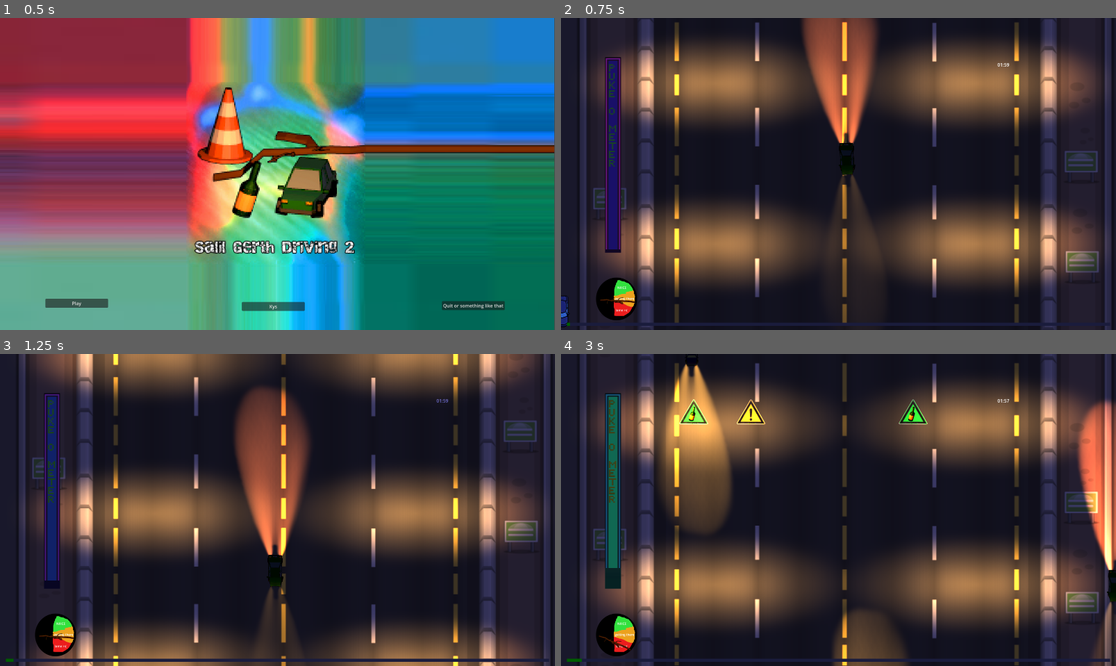
Above: before the commit, frames 1-4 (two rows, left to right).
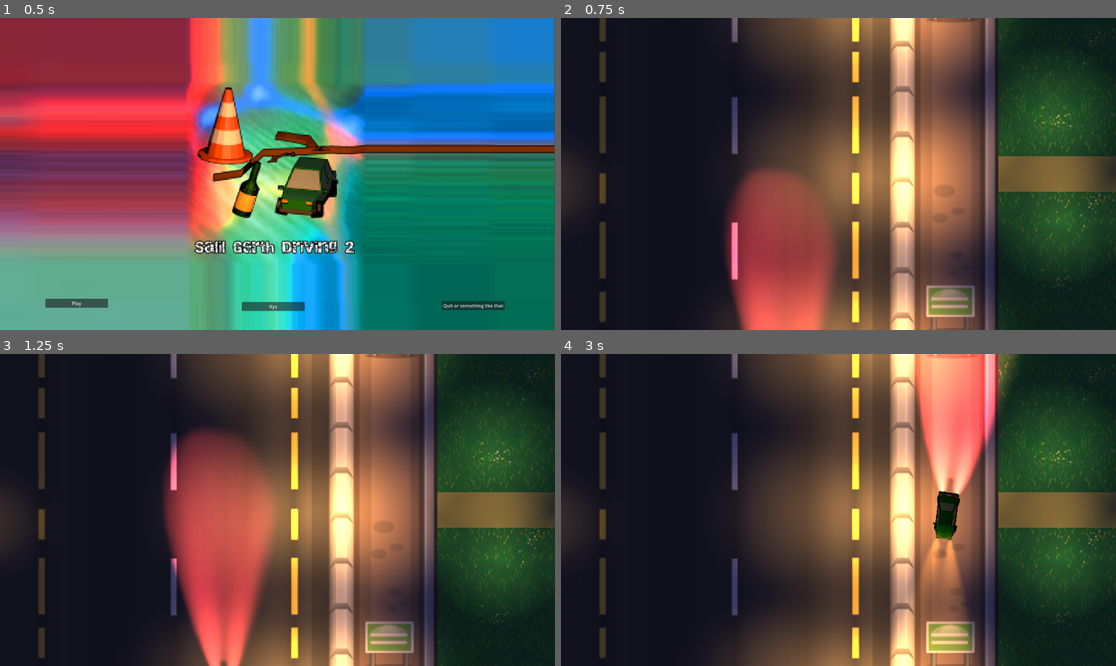
Above: after the commit, the same moments.

Repository: tudorhutu/Salil-Gerth-Driving-2
Game: Godot game, scene res://Scenes/main_menu.tscn
Two runs of this game, one before a commit and one after it. Both use one fixed random seed, a clock stepped at 60 frames per second and the inputs below.
Inputs:
- Up to frame 1 (0.5 s): no input
- Up to frame 2 (0.75 s): click "Play" at 0.5 s
- Up to frame 3 (1.25 s): no input
- Up to frame 4 (3 s): tap Enter at 1.25 s; hold Right (ui_right) 1.28-2.03 s; hold Left (ui_left) 2.03-2.78 s; hold Right (ui_right) from 2.78 s (still down)

Frame 1 is identical in both runs. In frame 2, 76% of the frame differs, in the area x 0-100%, y 0-100%; in frame 3, 76%; in frame 4, 78%.

Commit message:
add music & sync

Diff:
--- a/Scenes/Outro.tscn
+++ b/Scenes/Cutscenes/Outro.tscn
@@ -1,16 +1,20 @@
-[gd_scene load_steps=21 format=3 uid="uid://ck3bnl8vy0k4l"]
-
-[ext_resource type="Texture2D" uid="uid://c7rp4c5h010st" path="res://Textures/Parallax/background-1_0.png" id="1_0vj7d"]
-[ext_resource type="Script" path="res://Scripts/outro.gd" id="1_qe5tl"]
-[ext_resource type="Texture2D" uid="uid://bet678qds0puo" path="res://Textures/2d_lights_and_shadows_neutral_point_light.png" id="2_agwmt"]
-[ext_resource type="Texture2D" uid="uid://b2hvrgb5hm5oo" path="res://Textures/untitled.png" id="3_gf0df"]
-[ext_resource type="Texture2D" uid="uid://pwyxg03kr3yx" path="res://Textures/Cutscenes/question_mark.jpg" id="3_h22dm"]
-[ext_resource type="Shader" path="res://Textures/Cutscenes/alpha_replace_color.gdshader" id="3_yix7s"]
-[ext_resource type="Texture2D" uid="uid://cgxpyw1d4frpm" path="res://Textures/Cutscenes/grass.png" id="4_gub6n"]
-[ext_resource type="Texture2D" uid="uid://we52i6dqiffn" path="res://Textures/Cutscenes/salil.png" id="4_pb1wf"]
-[ext_resource type="Texture2D" uid="uid://lw8wurgxarp8" path="res://Textures/Cutscenes/blood_splatter.png" id="5_6hgul"]
-[ext_resource type="Texture2D" uid="uid://uoi7kp76yq6o" path="res://Textures/Cutscenes/bloodpool.png" id="6_41lly"]
-[ext_resource type="Texture2D" uid="uid://dmg8hfndsvf2t" path="res://Textures/Cutscenes/wife_corpse_placeholder.png" id="6_s6u2a"]
+[gd_scene load_steps=26 format=3 uid="uid://ck3bnl8vy0k4l"]
+
+[ext_resource type="Script" path="res://Scripts/outro.gd" id="1_y2nk5"]
+[ext_resource type="Texture2D" uid="uid://c7rp4c5h010st" path="res://Textures/Parallax/background-1_0.png" id="2_gqalj"]
+[ext_resource type="Texture2D" uid="uid://bet678qds0puo" path="res://Textures/2d_lights_and_shadows_neutral_point_light.png" id="3_a5v1m"]
+[ext_resource type="Texture2D" uid="uid://bpt7ddplcpl1m" path="res://Textures/Cutscenes/grass.png" id="4_tn0e8"]
+[ext_resource type="Texture2D" uid="uid://nthpdkgnhvke" path="res://Textures/Cutscenes/blood_splatter.png" id="5_k6ekj"]
+[ext_resource type="Shader" path="res://Shaders/color_replace_keep_alpha.gdshader" id="6_0w6pm"]
+[ext_resource type="Texture2D" uid="uid://cxtc2vfkl8xa1" path="res://Textures/Cutscenes/bloodpool.png" id="6_8630g"]
+[ext_resource type="Texture2D" uid="uid://daycmitiy0q8y" path="res://Textures/Cutscenes/footprint.png" id="6_vu12i"]
+[ext_resource type="Texture2D" uid="uid://b030v6p1ncojt" path="res://Textures/Cutscenes/wife_corpse_placeholder.png" id="7_4yvd8"]
+[ext_resource type="Shader" path="res://Shaders/alpha_replace_color.gdshader" id="8_g0175"]
+[ext_resource type="Texture2D" uid="uid://d3g2jkf48xmgs" path="res://Textures/Cutscenes/salil.png" id="9_m7uld"]
+[ext_resource type="Texture2D" uid="uid://b2hvrgb5hm5oo" path="res://Textures/untitled.png" id="10_ag6qb"]
+[ext_resource type="Texture2D" uid="uid://bx6o8swk4lyi0" path="res://Textures/istockphoto-1365709788-612x612.png" id="11_7dwv0"]
+[ext_resource type="Texture2D" uid="uid://ddiqsvpewm4xm" path="res://Textures/Cutscenes/question_mark.jpg" id="12_kgmsb"]
+[ext_resource type="AudioStream" uid="uid://dpqxquha5ofyu" path="res://Sounds/Cutscenes/Dark theme.mp3" id="13_ltyn8"]
 
 [sub_resource type="Gradient" id="Gradient_qexc1"]
 colors = PackedColorArray(0.78, 0.54626, 0.3276, 1, 0, 0, 0, 1)
@@ -21,6 +25,12 @@
 fill_from = Vector2(0.5, 0.5)
 fill_to = Vector2(0.646, 0.107)
 
+[sub_resource type="ShaderMaterial" id="ShaderMaterial_b80do"]
+shader = ExtResource("6_0w6pm")
+shader_parameter/target_color = Vector4(0, 0, 0, 0)
+shader_parameter/replacement_color = Vector4(0.56, 0, 0, 1)
+shader_parameter/threshold = 1.0
+
 [sub_resource type="Gradient" id="Gradient_ov24n"]
 offsets = PackedFloat32Array(0)
 colors = PackedColorArray(0.95111, 0.460994, 1.34766e-06, 1)
@@ -29,12 +39,12 @@
 gradient = SubResource("Gradient_ov24n")
 
 [sub_resource type="ShaderMaterial" id="ShaderMaterial_7515q"]
-shader = ExtResource("3_yix7s")
+shader = ExtResource("8_g0175")
 shader_parameter/tolerance = 0.2
 
 [sub_resource type="ShaderMaterial" id="ShaderMaterial_lqu0h"]
-shader = ExtResource("3_yix7s")
-shader_parameter/tolerance = 0.2
+shader = ExtResource("8_g0175")
+shader_parameter/tolerance = 0.218
 
 [sub_resource type="Animation" id="Animation_aocfw"]
 length = 0.001
@@ -125,7 +135,7 @@
 tracks/7/type = "value"
 tracks/7/imported = false
 tracks/7/enabled = true
-tracks/7/path = NodePath("HintsLayer/QuestionMarkReaction:visible")
+tracks/7/path = NodePath("TopMostLayer/QuestionMarkReaction:visible")
 tracks/7/interp = 1
 tracks/7/loop_wrap = true
 tracks/7/keys = {
@@ -161,7 +171,7 @@
 tracks/10/type = "value"
 tracks/10/imported = false
 tracks/10/enabled = true
-tracks/10/path = NodePath("Blackout1:visible")
+tracks/10/path = NodePath("TopMostLayer/Blackout1:visible")
 tracks/10/interp = 1
 tracks/10/loop_wrap = true
 tracks/10/keys = {
@@ -185,10 +195,34 @@
 tracks/12/type = "value"
 tracks/12/imported = false
 tracks/12/enabled = true
-tracks/12/path = NodePath("HintsLayer/Disclaimer:visible")
+tracks/12/path = NodePath("TopMostLayer/Disclaimer:visible")
 tracks/12/interp = 1
 tracks/12/loop_wrap = true
 tracks/12/keys = {
+"times": PackedFloat32Array(0),
+"transitions": PackedFloat32Array(1),
+"update": 1,
+"values": [true]
+}
+tracks/13/type = "value"
+tracks/13/imported = false
+tracks/13/enabled = true
+tracks/13/path = NodePath("Car/headlight:enabled")
+tracks/13/interp = 1
+tracks/13/loop_wrap = true
+tracks/13/keys = {
+"times": PackedFloat32Array(0),
+"transitions": PackedFloat32Array(1),
+"update": 1,
+"values": [true]
+}
+tracks/14/type = "value"
+tracks/14/imported = false
+tracks/14/enabled = true
+tracks/14/path = NodePath("Car/backlight:enabled")
+tracks/14/interp = 1
+tracks/14/loop_wrap = true
+tracks/14/keys = {
 "times": PackedFloat32Array(0),
 "transitions": PackedFloat32Array(1),
 "update": 1,
@@ -225,171 +259,210 @@
 tracks/2/type = "value"
 tracks/2/imported = false
 tracks/2/enabled = true
-tracks/2/path = NodePath("HouseRoot/House/CanvasLayer3/Salil:visible")
+tracks/2/path = NodePath("Car/headlight:enabled")
 tracks/2/interp = 1
 tracks/2/loop_wrap = true
 tracks/2/keys = {
-"times": PackedFloat32Array(0, 3, 3.13333),
-"transitions": PackedFloat32Array(1, 1, 1),
-"update": 1,
-"values": [false, false, true]
+"times": PackedFloat32Array(0.0666667, 3.8667),
+"transitions": PackedFloat32Array(1, 1),
+"update": 1,
+"values": [true, false]
 }
 tracks/3/type = "value"
 tracks/3/imported = false
 tracks/3/enabled = true
-tracks/3/path = NodePath("HouseRoot/House/CanvasLayer3/Salil:rotation")
+tracks/3/path = NodePath("Car/backlight:enabled")
 tracks/3/interp = 1
 tracks/3/loop_wrap = true
 tracks/3/keys = {
-"times": PackedFloat32Array(3.7, 3.93333, 4.96667, 5.2, 6.36667, 6.53333, 19, 27.1333),
-"transitions": PackedFloat32Array(1, 1, 1, 1, 1, 1, 1, 1),
-"update": 0,
-"values": [-4.70769, -3.23486, -3.23486, -1.49509, -1.49509, 0.0, 0.0, 0.0]
+"times": PackedFloat32Array(0.166667, 3.8667),
+"transitions": PackedFloat32Array(1, 1),
+"update": 1,
+"values": [true, false]
 }
 tracks/4/type = "value"
 tracks/4/imported = false
 tracks/4/enabled = true
-tracks/4/path = NodePath("HouseRoot/House/CanvasLayer3/Salil:position")
+tracks/4/path = NodePath("HouseRoot/House/CanvasLayer3/Salil:visible")
 tracks/4/interp = 1
 tracks/4/loop_wrap = true
 tracks/4/keys = {
-"times": PackedFloat32Array(7.43333, 10.3, 19, 27.1333, 32.4667, 36.1667),
-"transitions": PackedFloat32Array(1, 1, 1, 1, 1, 1),
-"update": 0,
-"values": [Vector2(1854, 618), Vector2(2263, 609), Vector2(2263, 609), Vector2(2793, 609), Vector2(2793, 609), Vector2(2884, 609)]
+"times": PackedFloat32Array(0, 5.13334, 5.26667),
+"transitions": PackedFloat32Array(1, 1, 1),
+"update": 1,
+"values": [false, false, true]
 }
 tracks/5/type = "value"
 tracks/5/imported = false
 tracks/5/enabled = true
-tracks/5/path = NodePath("Camera2D:zoom")
+tracks/5/path = NodePath("HouseRoot/House/CanvasLayer3/Salil:rotation")
 tracks/5/interp = 1
 tracks/5/loop_wrap = true
 tracks/5/keys = {
-"times": PackedFloat32Array(13.5, 18.1667, 19.2333, 27.1333),
-"transitions": PackedFloat32Array(1, 1, 1, 1),
-"update": 0,
-"values": [Vector2(1.47, 1.47), Vector2(2, 2), Vector2(2, 2), Vector2(2.3, 2.3)]
+"times": PackedFloat32Array(5.83334, 6.06667, 7.10001, 7.33334, 8.50001, 8.66667, 21.1333, 29.2666),
+"transitions": PackedFloat32Array(1, 1, 1, 1, 1, 1, 1, 1),
+"update": 0,
+"values": [-4.70769, -3.23486, -3.23486, -1.49509, -1.49509, 0.0, 0.0, 0.0]
 }
 tracks/6/type = "value"
 tracks/6/imported = false
 tracks/6/enabled = true
-tracks/6/path = NodePath("Camera2D:position")
+tracks/6/path = NodePath("HouseRoot/House/CanvasLayer3/Salil:position")
 tracks/6/interp = 1
 tracks/6/loop_wrap = true
 tracks/6/keys = {
-"times": PackedFloat32Array(7.43333, 10.3, 11.1, 12.5667, 18.9667, 27.1667, 32.5, 36.2),
-"transitions": PackedFloat32Array(1, 1, 1, 1, 1, 1, 1, 1),
-"update": 0,
-"values": [Vector2(1482, 612), Vector2(1713, 625), Vector2(1713, 625), Vector2(2378, 625), Vector2(2378, 625), Vector2(2798, 625), Vector2(2798, 625), Vector2(2968, 625)]
+"times": PackedFloat32Array(9.56667, 12.4333, 21.1333, 29.2666, 34.6, 38.3),
+"transitions": PackedFloat32Array(1, 1, 1, 1, 1, 1),
+"update": 0,
+"values": [Vector2(1854, 618), Vector2(2263, 609), Vector2(2263, 609), Vector2(2793, 609), Vector2(2793, 609), Vector2(2884, 609)]
 }
 tracks/7/type = "value"
 tracks/7/imported = false
 tracks/7/enabled = true
-tracks/7/path = NodePath("HintsLayer/QuestionMarkReaction:visible")
+tracks/7/path = NodePath("Camera2D:zoom")
 tracks/7/interp = 1
 tracks/7/loop_wrap = true
 tracks/7/keys = {
-"times": PackedFloat32Array(0, 10.5667, 10.7, 18.2),
+"times": PackedFloat32Array(15.6333, 20.3, 21.3666, 29.2666),
 "transitions": PackedFloat32Array(1, 1, 1, 1),
-"update": 1,
-"values": [false, false, true, false]
+"update": 0,
+"values": [Vector2(1.47, 1.47), Vector2(2, 2), Vector2(2, 2), Vector2(2.3, 2.3)]
 }
 tracks/8/type = "value"
 tracks/8/imported = false
 tracks/8/enabled = true
-tracks/8/path = NodePath("HouseRoot/House/CanvasLayer3/Door:rotation")
+tracks/8/path = NodePath("Camera2D:position")
 tracks/8/interp = 1
 tracks/8/loop_wrap = true
 tracks/8/keys = {
-"times": PackedFloat32Array(28.2667, 31.1333),
-"transitions": PackedFloat32Array(1, 1),
-"update": 0,
-"values": [0.0, -1.91986]
+"times": PackedFloat32Array(9.56667, 12.4333, 13.2333, 14.7, 21.1, 29.3, 34.6333, 38.3333),
+"transitions": PackedFloat32Array(1, 1, 1, 1, 1, 1, 1, 1),
+"update": 0,
+"values": [Vector2(1536, 612), Vector2(1713, 625), Vector2(1713, 625), Vector2(2378, 625), Vector2(2378, 625), Vector2(2798, 625), Vector2(2798, 625), Vector2(2968, 625)]
 }
 tracks/9/type = "value"
 tracks/9/imported = false
 tracks/9/enabled = true
-tracks/9/path = NodePath("HouseRoot/House/CanvasLayer3/interiorlight1:enabled")
+tracks/9/path = NodePath("TopMostLayer/QuestionMarkReaction:visible")
 tracks/9/interp = 1
 tracks/9/loop_wrap = true
 tracks/9/keys = {
-"times": PackedFloat32Array(37.2333, 37.7667, 56.9602, 57.6),
+"times": PackedFloat32Array(0, 12.7, 12.8333, 20.3333),
 "transitions": PackedFloat32Array(1, 1, 1, 1),
 "update": 1,
-"values": [false, true, true, false]
+"values": [false, false, true, false]
 }
 tracks/10/type = "value"
 tracks/10/imported = false
 tracks/10/enabled = true
-tracks/10/path = NodePath("HouseRoot/House/CanvasLayer3/interiorlight2:enabled")
+tracks/10/path = NodePath("HouseRoot/House/CanvasLayer3/Door:rotation")
 tracks/10/interp = 1
 tracks/10/loop_wrap = true
 tracks/10/keys = {
-"times": PackedFloat32Array(40.0398, 40.5731, 51, 51.6398),
-"transitions": PackedFloat32Array(1, 1, 1, 1),
-"update": 1,
-"values": [false, true, true, false]
+"times": PackedFloat32Array(30.4, 33.2666),
+"transitions": PackedFloat32Array(1, 1),
+"update": 0,
+"values": [0.0, -1.91986]
 }
 tracks/11/type = "value"
 tracks/11/imported = false
 tracks/11/enabled = true
-tracks/11/path = NodePath("HouseRoot/House/CanvasLayer3/interiorlight3:enabled")
+tracks/11/path = NodePath("HouseRoot/House/CanvasLayer3/interiorlight1:enabled")
 tracks/11/interp = 1
 tracks/11/loop_wrap = true
 tracks/11/keys = {
-"times": PackedFloat32Array(43.3667, 43.9, 53.7602, 54.4),
-"transitions": PackedFloat32Array(1, 1, 1, 1),
-"update": 1,
-"values": [false, true, true, false]
+"times": PackedFloat32Array(0, 39.3666, 39.9, 54.0269, 54.6667),
+"transitions": PackedFloat32Array(1, 1, 1, 1, 1),
+"update": 1,
+"values": [false, false, true, true, false]
 }
 tracks/12/type = "value"
 tracks/12/imported = false
 tracks/12/enabled = true
-tracks/12/path = NodePath("HouseRoot/House/CanvasLayer3/entrancelight:enabled")
+tracks/12/path = NodePath("HouseRoot/House/CanvasLayer3/interiorlight2:enabled")
 tracks/12/interp = 1
 tracks/12/loop_wrap = true
 tracks/12/keys = {
-"times": PackedFloat32Array(0.1, 48.1333, 48.7667),
-"transitions": PackedFloat32Array(1, 1, 1),
-"update": 1,
-"values": [true, true, false]
+"times": PackedFloat32Array(0, 42.1731, 42.7064, 49.6935, 50.3333),
+"transitions": PackedFloat32Array(1, 1, 1, 1, 1),
+"update": 1,
+"values": [false, false, true, true, false]
 }
 tracks/13/type = "value"
 tracks/13/imported = false
 tracks/13/enabled = true
-tracks/13/path = NodePath("Blackout1:visible")
+tracks/13/path = NodePath("HouseRoot/House/CanvasLayer3/interiorlight3:enabled")
 tracks/13/interp = 1
 tracks/13/loop_wrap = true
 tracks/13/keys = {
-"times": PackedFloat32Array(0, 48.0333, 48.7667),
-"transitions": PackedFloat32Array(1, 1, 1),
-"update": 1,
-"values": [false, false, true]
+"times": PackedFloat32Array(0, 45.4, 45.9333, 51.8602, 52.5),
+"transitions": PackedFloat32Array(1, 1, 1, 1, 1),
+"update": 1,
+"values": [false, false, true, true, false]
 }
 tracks/14/type = "value"
 tracks/14/imported = false
 tracks/14/enabled = true
-tracks/14/path = NodePath("Blackout2:visible")
+tracks/14/path = NodePath("HouseRoot/House/CanvasLayer3/entrancelight:enabled")
 tracks/14/interp = 1
 tracks/14/loop_wrap = true
 tracks/14/keys = {
-"times": PackedFloat32Array(0, 48.0333, 48.7667),
+"times": PackedFloat32Array(0.1, 47.3333, 47.9667),
 "transitions": PackedFloat32Array(1, 1, 1),
 "update": 1,
-"values": [false, false, true]
+"values": [true, true, false]
 }
 tracks/15/type = "value"
 tracks/15/imported = false
 tracks/15/enabled = true
-tracks/15/path = NodePath("HintsLayer/Disclaimer:visible")
+tracks/15/path = NodePath("TopMostLayer/Blackout1:visible")
 tracks/15/interp = 1
 tracks/15/loop_wrap = true
 tracks/15/keys = {
-"times": PackedFloat32Array(0.0666667, 59.6667, 60.4667),
+"times": PackedFloat32Array(0, 47.2333, 47.9667),
 "transitions": PackedFloat32Array(1, 1, 1),
 "update": 1,
 "values": [false, false, true]
 }
+tracks/16/type = "value"
+tracks/16/imported = false
+tracks/16/enabled = true
+tracks/16/path = NodePath("TopMostLayer/Blackout2:visible")
+tracks/16/interp = 1
+tracks/16/loop_wrap = true
+tracks/16/keys = {
+"times": PackedFloat32Array(0, 47.2333, 47.9667),
+"transitions": PackedFloat32Array(1, 1, 1),
+"update": 1,
+"values": [false, false, true]
+}
+tracks/17/type = "value"
+tracks/17/imported = false
+tracks/17/enabled = true
+tracks/17/path = NodePath("TopMostLayer/Disclaimer:visible")
+tracks/17/interp = 1
+tracks/17/loop_wrap = true
+tracks/17/keys = {
+"times": PackedFloat32Array(0.0666667, 55.6, 56.4),
+"transitions": PackedFloat32Array(1, 1, 1),
+"update": 1,
+"values": [false, false, true]
+}
+tracks/18/type = "audio"
+tracks/18/imported = false
+tracks/18/enabled = true
+tracks/18/path = NodePath("AudioStreamPlayer")
+tracks/18/interp = 1
+tracks/18/loop_wrap = true
+tracks/18/keys = {
+"clips": [{
+"end_offset": 0.0,
+"start_offset": 80.362,
+"stream": ExtResource("13_ltyn8")
+}],
+"times": PackedFloat32Array(12.7333)
+}
+tracks/18/use_blend = true
 
 [sub_resource type="AnimationLibrary" id="AnimationLibrary_j3op6"]
 _data = {
@@ -438,37 +511,34 @@
 color = Color(0.61, 0.41785, 0.183, 0.345098)
 energy = 11.15
 range_layer_min = -512
-texture = ExtResource("2_agwmt")
+texture = ExtResource("3_a5v1m")
 metadata/_edit_lock_ = true
 
 [node name="PointLight2D5" type="PointLight2D" parent="RoadRoot"]
-position = Vector2(1439, 1271)
-scale = Vector2(4, 1.5)
+position = Vector2(1578, 1095)
+scale = Vector2(3.32031, 2.08203)
 color = Color(0.61, 0.41785, 0.183, 0.345098)
 energy = 11.15
 range_layer_min = -512
-texture = ExtResource("2_agwmt")
-metadata/_edit_lock_ = true
+texture = ExtResource("3_a5v1m")
 
 [node name="PointLight2D6" type="PointLight2D" parent="RoadRoot"]
-position = Vector2(1439, 714)
-scale = Vector2(4, 1.5)
+position = Vector2(1619.5, 693)
+scale = Vector2(3.16797, 2.24219)
 color = Color(0.61, 0.41785, 0.183, 0.345098)
 energy = 11.15
 range_layer_min = -512
 range_layer_max = 1
-texture = ExtResource("2_agwmt")
-metadata/_edit_lock_ = true
+texture = ExtResource("3_a5v1m")
 
 [node name="PointLight2D8" type="PointLight2D" parent="RoadRoot"]
-position = Vector2(1439, 195)
-scale = Vector2(4, 1.5)
+position = Vector2(1614.5, 288.5)
+scale = Vector2(3.20703, 2.23828)
 color = Color(0.61, 0.41785, 0.183, 0.345098)
 energy = 11.15
 range_layer_min = -512
 range_layer_max = 1
-texture = ExtResource("2_agwmt")
-metadata/_edit_lock_ = true
+texture = ExtResource("3_a5v1m")
 
 [node name="HouseRoot" type="Node2D" parent="."]
 metadata/_edit_lock_ = true
@@ -530,11 +600,10 @@
 metadata/_edit_lock_ = true
 
 [node name="blood" type="Sprite2D" parent="HouseRoot/Yard"]
-position = Vector2(2491, 617)
-rotation = 0.195543
-scale = Vector2(0.269143, 0.321858)
-texture = ExtResource("5_6hgul")
-metadata/_edit_lock_ = true
+position = Vector2(2490, 607)
+rotation = -0.0444004
+scale = Vector2(-0.269, -0.322)
+texture = ExtResource("5_k6ekj")
 
 [node name="PointLight2D2" type="PointLight2D" parent="HouseRoot/Yard"]
 position = Vector2(2058, 718)
@@ -552,7 +621,7 @@
 
 [node name="PointLight2D3" type="PointLight2D" parent="HouseRoot/Yard"]
 position = Vector2(2360, 720)
-scale = Vector2(6.34376, 6.48409)
+scale = Vector2(7.875, 8.0492)
 range_layer_max = 1
 texture = SubResource("GradientTexture2D_8cymi")
 metadata/_edit_lock_ = true
@@ -577,6 +646,20 @@
 range_layer_max = 1
 texture = SubResource("GradientTexture2D_8cymi")
 metadata/_edit_lock_ = true
+
+[node name="footprint" type="Sprite2D" parent="HouseRoot/Yard"]
+material = SubResource("ShaderMaterial_b80do")
+position = Vector2(2371, 629)
+rotation = -2.3259
+scale = Vector2(0.0166594, 0.0166594)
+texture = ExtResource("6_vu12i")
+
+[node name="footprint2" type="Sprite2D" parent="HouseRoot/Yard"]
+material = SubResource("ShaderMaterial_b80do")
+position = Vector2(2349, 656)
+rotation = -4.83455
+scale = Vector2(0.017, -0.017)
+texture = ExtResource("6_vu12i")
 
 [node name="House" type="Node2D" parent="HouseRoot"]
 
@@ -602,6 +685,7 @@
 offset_bottom = 534.0
 scale = Vector2(2.63965, 3.1039)
 color = Color(0.583058, 0.42484, 0.399891, 1)
+metadata/_edit_lock_ = true
 
 [node name="Wall" type="ColorRect" parent="HouseRoot/House/CanvasLayer3"]
 offset_left = 2817.0
@@ -620,9 +704,9 @@
 color = Color(0, 0, 0, 1)
 
 [node name="Door" type="TextureRect" parent="HouseRoot/House/CanvasLayer3"]
-offset_left = 2817.0
+offset_left = 2814.0
 offset_top = 577.0
-offset_right = 2826.0
+offset_right = 2823.0
 offset_bottom = 645.0
 texture = SubResource("GradientTexture2D_wqxxo")
 expand_mode = 1
@@ -646,6 +730,7 @@
 [node name="interiorlight2" type="PointLight2D" parent="HouseRoot/House/CanvasLayer3"]
 position = Vector2(2970, 613)
 scale = Vector2(3.37499, 3.44965)
+enabled = false
 energy = 1.43
 range_layer_max = 1
 texture = SubResource("GradientTexture2D_8cymi")
@@ -654,65 +739,79 @@
 [node name="interiorlight3" type="PointLight2D" parent="HouseRoot/House/CanvasLayer3"]
 position = Vector2(3084, 613)
 scale = Vector2(3.37499, 3.44965)
+enabled = false
 energy = 1.43
 range_layer_max = 1
 texture = SubResource("GradientTexture2D_8cymi")
 metadata/_edit_lock_ = true
 
 [node name="blood" type="Sprite2D" parent="HouseRoot/House/CanvasLayer3"]
-position = Vector2(3081, 607)
+position = Vector2(3099, 600)
 scale = Vector2(0.0575662, 0.0575663)
-texture = ExtResource("6_41lly")
+texture = ExtResource("6_8630g")
+
+[node name="blood2" type="Sprite2D" parent="HouseRoot/House/CanvasLayer3"]
+position = Vector2(2980, 584)
+rotation = -2.00499
+scale = Vector2(0.056909, 0.448406)
+texture = ExtResource("5_k6ekj")
 
 [node name="Wife" type="Sprite2D" parent="HouseRoot/House/CanvasLayer3"]
 position = Vector2(3081, 607)
 scale = Vector2(0.127118, 0.127118)
-texture = ExtResource("6_s6u2a")
+texture = ExtResource("7_4yvd8")
 
 [node name="Salil" type="Sprite2D" parent="HouseRoot/House/CanvasLayer3"]
 material = SubResource("ShaderMaterial_7515q")
 position = Vector2(1854, 618)
 rotation = -4.70769
 scale = Vector2(0.0480061, 0.0474032)
-texture = ExtResource("4_pb1wf")
-
-[node name="blood2" type="Sprite2D" parent="HouseRoot/House/CanvasLayer3"]
-position = Vector2(2980, 584)
-rotation = -2.00499
-scale = Vector2(0.056909, 0.448406)
-texture = ExtResource("5_6hgul")
+texture = ExtResource("9_m7uld")
 
 [node name="Car" type="Sprite2D" parent="."]
 position = Vector2(1410, 1291)
 rotation = 3.14159
 scale = Vector2(0.322499, 0.318449)
-texture = ExtResource("3_gf0df")
-metadata/_edit_lock_ = true
-
-[node name="HintsLayer" type="CanvasLayer" parent="."]
+texture = ExtResource("10_ag6qb")
+metadata/_edit_lock_ = true
+
+[node name="headlight" type="PointLight2D" parent="Car"]
+position = Vector2(-6.20429, -1086.52)
+rotation = -1.5708
+scale = Vector2(3.33761, 2.56067)
+color = Color(0.647541, 0.436712, 0.144562, 0.776471)
+energy = 1.68
+range_layer_min = -512
+texture = ExtResource("11_7dwv0")
+
+[node name="backlight" type="PointLight2D" parent="Car"]
+position = Vector2(0.00267267, 1067.67)
+rotation = 1.57079
+scale = Vector2(3.33761, 2.8227)
+color = Color(0.96972, 0.214285, 0.214381, 0.776471)
+energy = 7.33
+range_layer_min = -512
+texture = ExtResource("11_7dwv0")
+
+[node name="TopMostLayer" type="CanvasLayer" parent="."]
 layer = 2
 follow_viewport_enabled = true
 
-[node name="QuestionMarkReaction" type="Sprite2D" parent="HintsLayer"]
+[node name="QuestionMarkReaction" type="Sprite2D" parent="TopMostLayer"]
 z_index = 4
 material = SubResource("ShaderMaterial_lqu0h")
 position = Vector2(2266, 582)
 scale = Vector2(0.0228773, 0.0228773)
-texture = ExtResource("3_h22dm")
-
-[node name="Disclaimer" type="Label" parent="HintsLayer"]
+texture = ExtResource("12_kgmsb")
+
+[node name="Disclaimer" type="Label" parent="TopMostLayer"]
 offset_left = 2895.0
 offset_top = 601.0
 offset_right = 3059.0
 offset_bottom = 624.0
 text = "Don't drink and drive"
 
-[node name="AnimationPlayer" type="AnimationPlayer" parent="."]
-libraries = {
-"": SubResource("AnimationLibrary_j3op6")
-}
-
-[node name="Blackout1" type="ColorRect" parent="."]
+[node name="Blackout1" type="ColorRect" parent="TopMostLayer"]
 offset_left = 2502.0
 offset_top = 333.0
 offset_right = 2622.0
@@ -720,7 +819,7 @@
 scale = Vector2(2.63965, 3.1039)
 color = Color(0, 0, 0, 1)
 
-[node name="Blackout2" type="ColorRect" parent="."]
+[node name="Blackout2" type="ColorRect" parent="TopMostLayer"]
 visible = false
 offset_left = 3124.0
 offset_top = 333.0
@@ -729,6 +828,13 @@
 scale = Vector2(2.63965, 3.1039)
 color = Color(0, 0, 0, 1)
 
+[node name="AudioStreamPlayer" type="AudioStreamPlayer" parent="."]
+
+[node name="AnimationPlayer" type="AnimationPlayer" parent="."]
+libraries = {
+"": SubResource("AnimationLibrary_j3op6")
+}
+
 [node name="Camera2D" type="Camera2D" parent="."]
 light_mask = 7
 visibility_layer = 7
--- a/Scripts/main_menu.gd
+++ b/Scripts/main_menu.gd
@@ -12,8 +12,8 @@
 
 
 func _on_play_pressed() -> void:
-	get_tree().change_scene_to_file("res://Scenes/main_scene.tscn")
-
+	#get_tree().change_scene_to_file("res://Scenes/main_scene.tscn")
+	get_tree().change_scene_to_file("res://Scenes/Cutscenes/Outro.tscn")
 
 func _on_kys_button_down() -> void:
 	get_tree().change_scene_to_file("res://Scenes/FUNNYY.tscn")
--- /dev/null
+++ b/Shaders/color_replace_keep_alpha.gdshader
@@ -0,0 +1,20 @@
+shader_type canvas_item;
+
+uniform vec4 target_color = vec4(1.0, 1.0, 1.0, 1.0); // Color to replace (default: White)
+uniform vec4 replacement_color = vec4(1.0, 0.0, 0.0, 1.0); // New color (default: Red)
+uniform float threshold = 0.1; // Tolerance for color matching
+
+void fragment() {
+    vec4 tex_color = texture(TEXTURE, UV);
+
+    // Compute the difference between colors
+    float diff = distance(tex_color.rgb, target_color.rgb);
+
+    // If the difference is within the threshold, replace the color
+    if (diff < threshold) {
+        tex_color.rgb = replacement_color.rgb;
+    }
+
+    // Keep the original alpha
+    COLOR = vec4(tex_color.rgb, tex_color.a);
+}
Not shown: 5 places in Scenes/Cutscenes/Outro.tscn that only renumber resources
Renamed: Textures/Cutscenes/alpha_replace_color.gdshader -> Shaders/alpha_replace_color.gdshader
Binary file added: Textures/Cutscenes/footprint.png
Not shown, added: Sounds/Cutscenes/Dark theme.mp3
